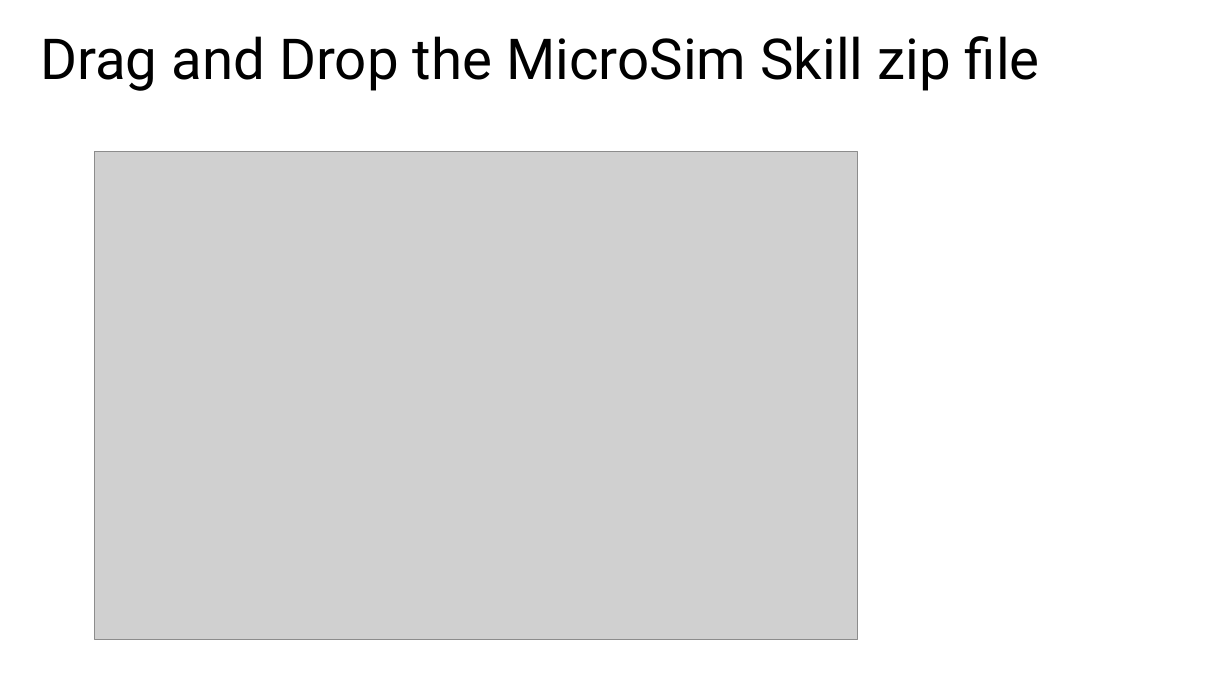
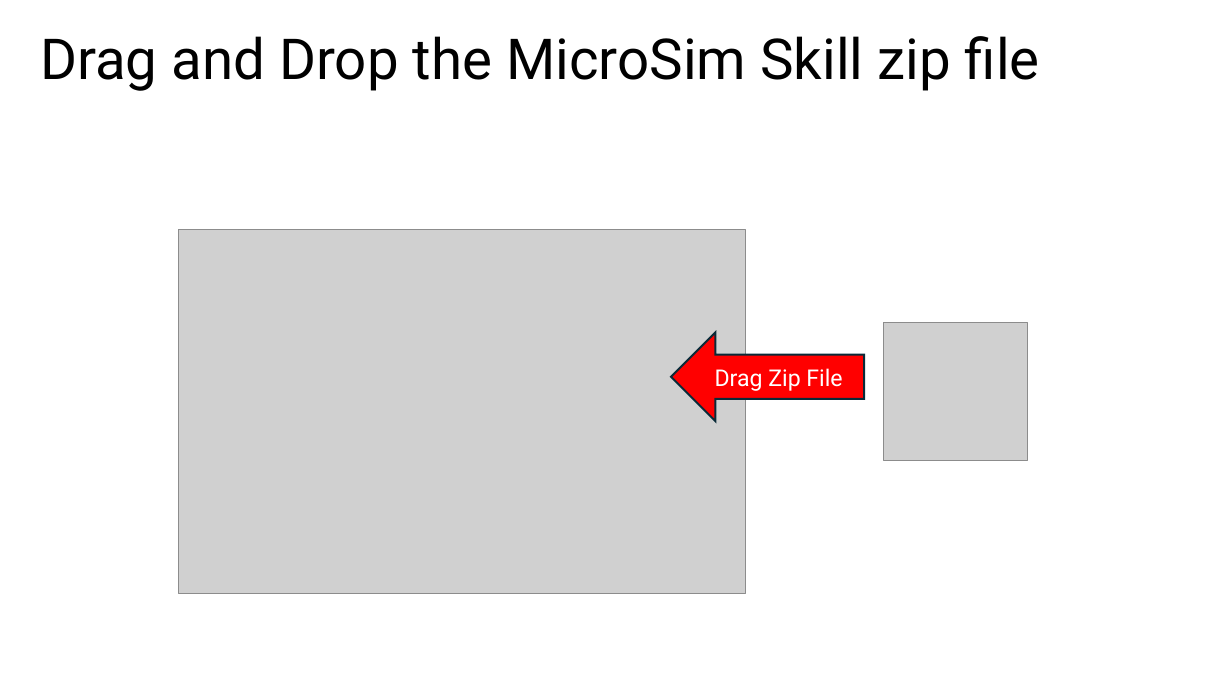
Before and after one commit to dmccreary/microsims, a slide deck: slide 10 of slides/Using-Claude-Skill-to-Generate-MicroSims.pptx (slide 6 before the commit). Drawn at 1232x693 pixels with LibreOffice and Linux fonts; fonts in the diff are those of the drawing; grey boxes stand for pictures. Boxes give left, top, right and bottom in pixels: in the first picture for what was removed or moved away, otherwise in the second. Text is boxed around its words. In the diff, an @@ line names an element or a change of style, - is before the commit and + after.

```diff
--- a/slides/Using-Claude-Skill-to-Generate-MicroSims.pptx
+++ b/slides/Using-Claude-Skill-to-Generate-MicroSims.pptx
@@ picture resized from (x1=94, y1=152, x2=857, y2=640) to (x1=178, y1=230, x2=746, y2=593) @@
@@ picture added at (x1=884, y1=323, x2=1028, y2=460) @@
@@ left arrow added at (x1=671, y1=333, x2=864, y2=421), fill #FF0000, outline #092A39 1.5 pt, 18 pt, text #FFFFFF @@
+Drag Zip File
```
Also in this commit, not shown: 4 other slides changed, 33 slides added, 1 slide removed, 2 other files.
